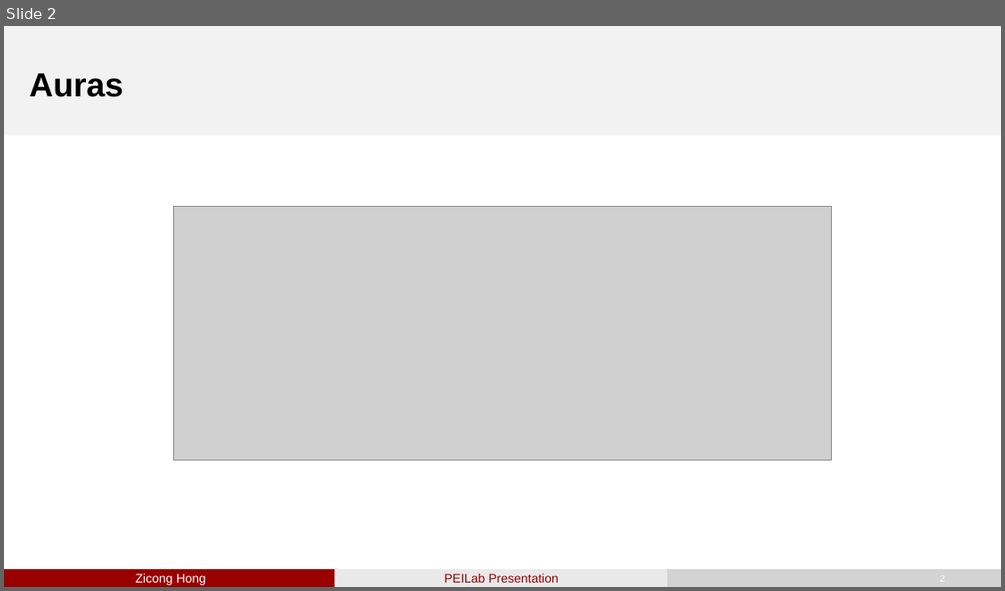
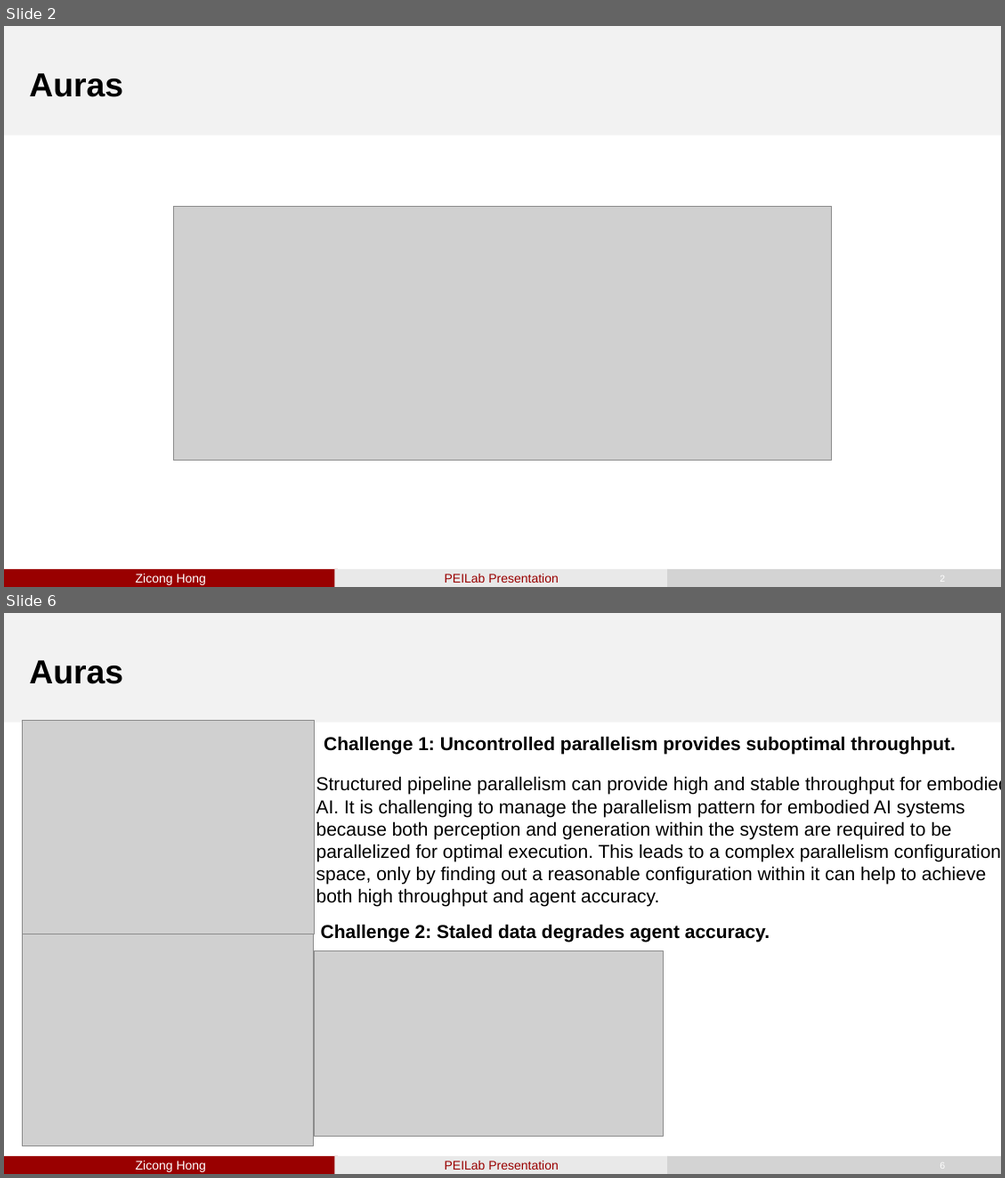
Before and after one commit to jjL357/Paper-Notes, a slide deck: Agent/PEILab-20250916 Boosting Embodied AI Agents through.pptx. Shown one above the other, each under a label of ours: slide 2 before the commit, slides 2 and 6 after it; the slides between them are not shown. The pictures are 1005x591 and 1005x1178 pixels, drawn with LibreOffice and Linux fonts; fonts in the diff are those of the drawing; grey boxes stand for pictures. Boxes give left, top, right and bottom in pixels: in the first picture for what was removed or moved away, otherwise in the second. Text is boxed around its words. In the diff, an @@ line names an element or a change of style, - is before the commit and + after.

```diff
--- a/Agent/PEILab-20250916 Boosting Embodied AI Agents through.pptx
+++ b/Agent/PEILab-20250916 Boosting Embodied AI Agents through.pptx
@@ slide 6 added at [4, 613, 1001, 1174], background #FFFFFF; not listed: 5 template elements that a slide beside it also shows @@
@@ title added at [29, 660, 123, 684], 32 pt, text #000000, bold @@
+Auras
@@ picture added at [22, 720, 315, 933] @@
@@ text added at [324, 736, 955, 754], 18 pt, text #000000, bold @@
+Challenge 1: Uncontrolled parallelism provides suboptimal throughput.
@@ text added at [316, 776, 1001, 907], 18 pt, text #000000 @@
+Structured pipeline parallelism can provide high and stable throughput for embodied AI. It is challenging to manage the parallelism pattern for embodied AI systems because both perception and generation within the system are required to be parallelized for optimal execution. This leads to a complex parallelism configuration space, only by finding out a reasonable configuration within it can help to achieve
+both high throughput and agent accuracy.
@@ text added at [321, 924, 769, 942], 18 pt, text #000000, bold @@
+Challenge 2: Staled data degrades agent accuracy.
@@ picture added at [22, 933, 314, 1145] @@
@@ picture added at [315, 950, 663, 1135] @@
```
Also in this commit, not shown: 2 slides changed, 2 other slides added, 2 slides removed, 2 other files.
